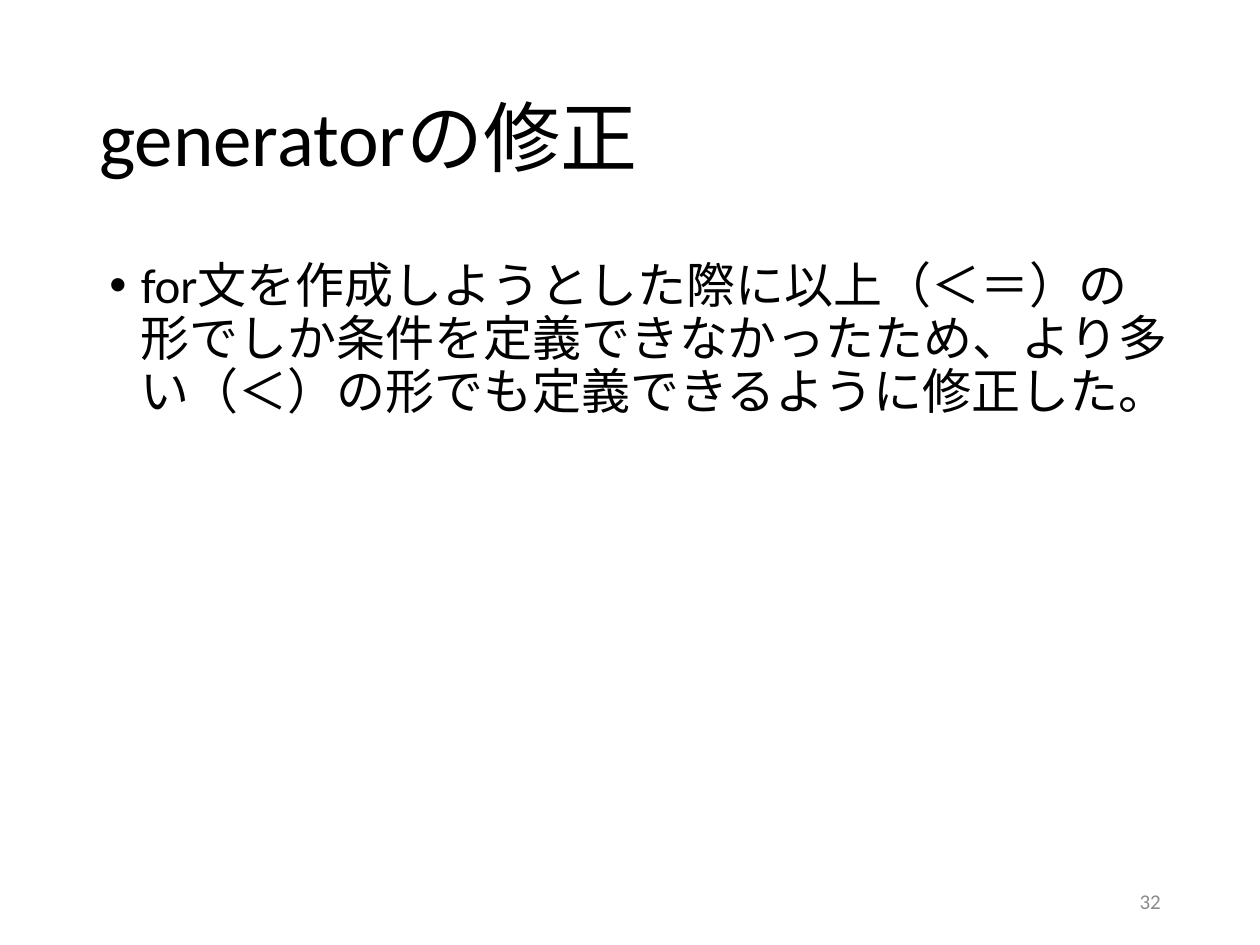
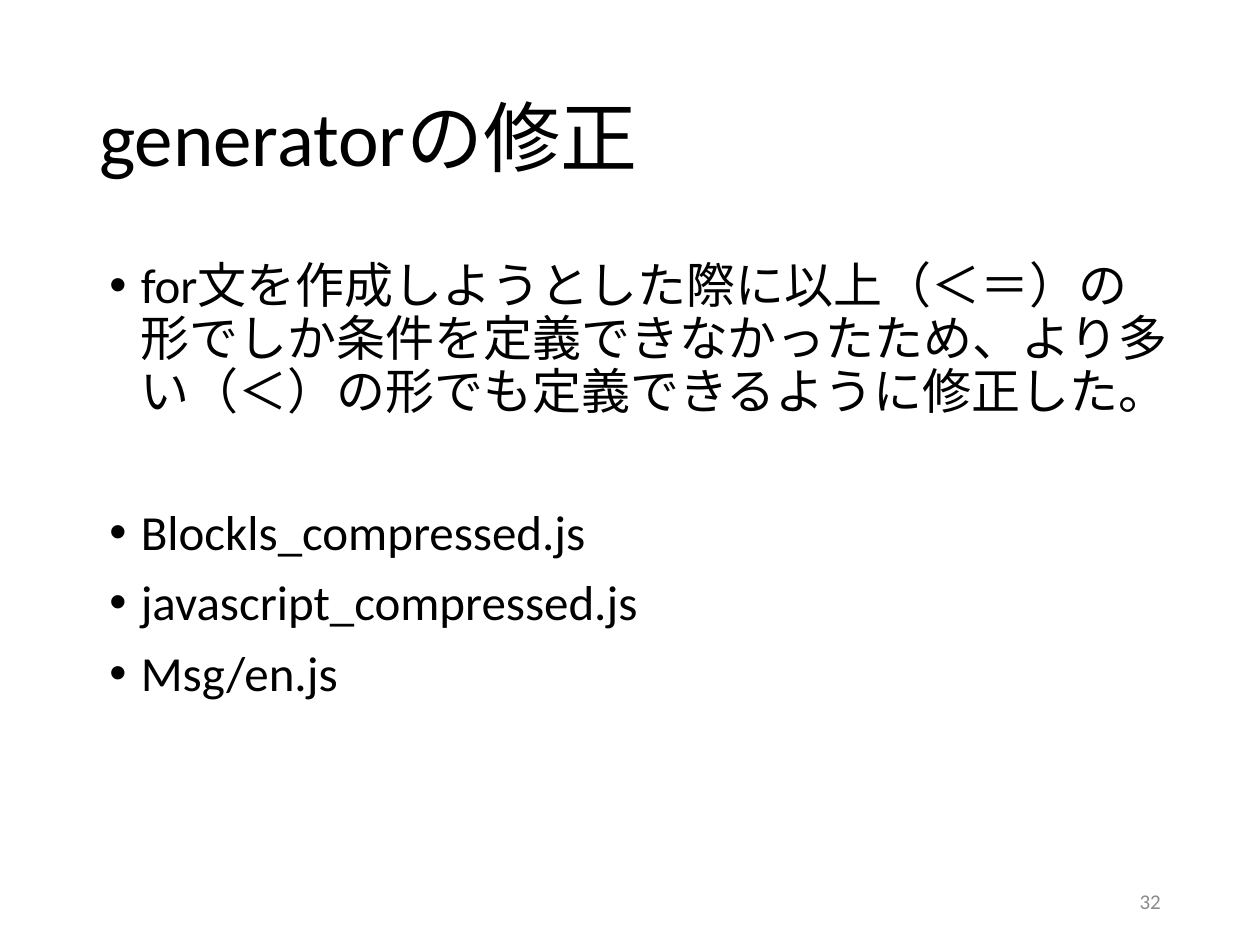
Before and after one commit to kait-takanolab/1821121-shimaoka-thesis, a slide deck: slide 32 of 1821121_shimaoka_sotsuken.pptx. Drawn at 1260x945 pixels with LibreOffice and Linux fonts; fonts in the diff are those of the drawing. Boxes give left, top, right and bottom in pixels: in the first picture for what was removed or moved away, otherwise in the second. Text is boxed around its words. In the diff, an @@ line names an element or a change of style, - is before the commit and + after.

```diff
--- a/1821121_shimaoka_sotsuken.pptx
+++ b/1821121_shimaoka_sotsuken.pptx
@@ text at (141,516,638,700): paragraphs added @@
+• Blockls_compressed.js
+• javascript_compressed.js
+• Msg/en.js
```
Also in this commit, not shown: 5 other slides changed, 2 slides added, 2 other files.
